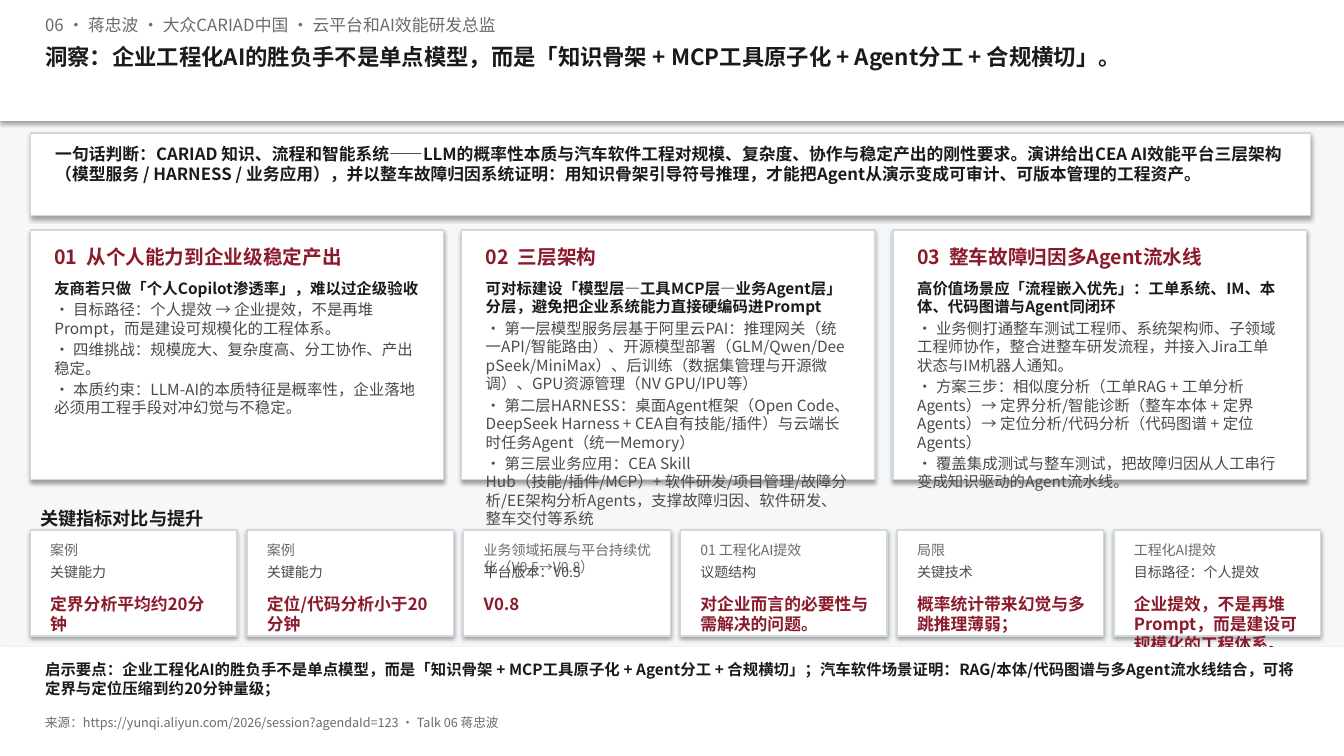
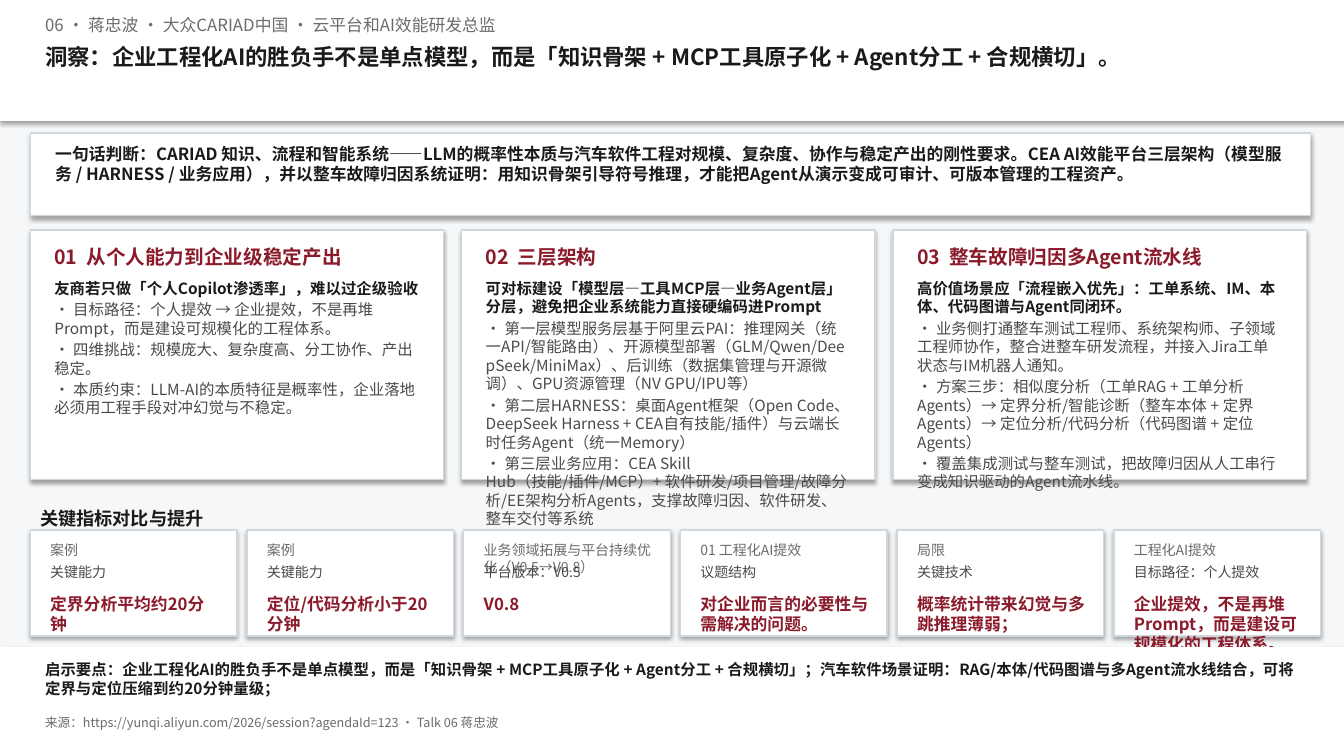
Before and after one commit to Annie-Summer/Kthena, a slide deck: slide 1 of yunqi-2026-pai-forum/docs/洞察一页-06-企业工程化AI提效：知识、流程和智能系统.pptx. Drawn at 1344x756 pixels with LibreOffice and Linux fonts; fonts in the diff are those of the drawing. Boxes give left, top, right and bottom in pixels: in the first picture for what was removed or moved away, otherwise in the second. Text is boxed around its words. In the diff, an @@ line names an element or a change of style, - is before the commit and + after.

```diff
--- a/yunqi-2026-pai-forum/docs/洞察一页-06-企业工程化AI提效：知识、流程和智能系统.pptx
+++ b/yunqi-2026-pai-forum/docs/洞察一页-06-企业工程化AI提效：知识、流程和智能系统.pptx
@@ text at bbox=[55, 145, 1282, 184]: text changed @@
-一句话判断：CARIAD 知识、流程和智能系统——LLM的概率性本质与汽车软件工程对规模、复杂度、协作与稳定产出的刚性要求。演讲给出CEA AI效能平台三层架构（模型服务 / HARNESS / 业务应用），并以整车故障归因系统证明：用知识骨架引导符号推理，才能把Agent从演示变成可审计、可版本管理的工程资产。
+一句话判断：CARIAD 知识、流程和智能系统——LLM的概率性本质与汽车软件工程对规模、复杂度、协作与稳定产出的刚性要求。CEA AI效能平台三层架构（模型服务 / HARNESS / 业务应用），并以整车故障归因系统证明：用知识骨架引导符号推理，才能把Agent从演示变成可审计、可版本管理的工程资产。
@@ text at bbox=[917, 281, 1275, 316]: text changed @@
-高价值场景应「流程嵌入优先」：工单系统、IM、本体、代码图谱与Agent同闭环
+高价值场景应「流程嵌入优先」：工单系统、IM、本体、代码图谱与Agent同闭环。
```
Also in this commit, not shown: 21 other files.
